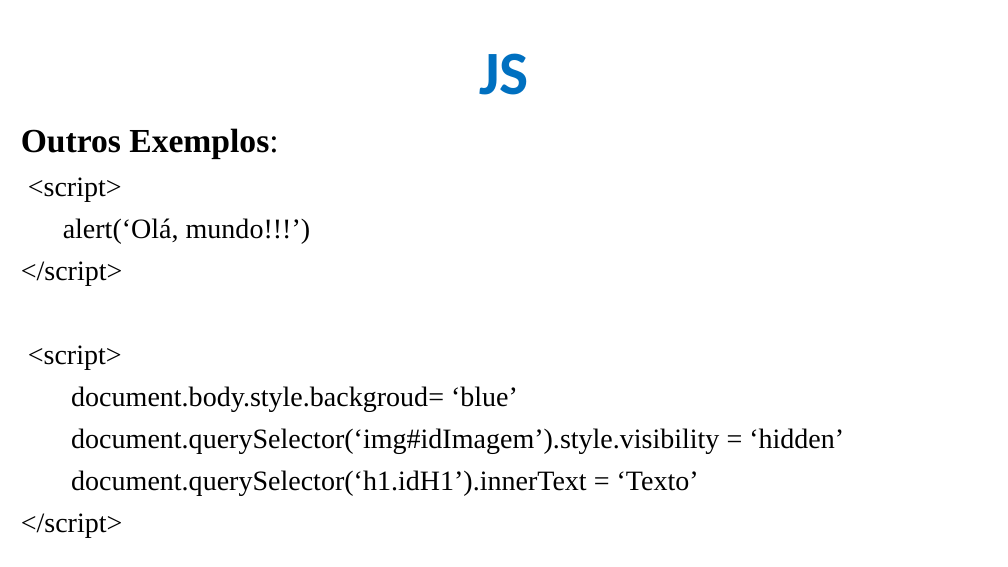
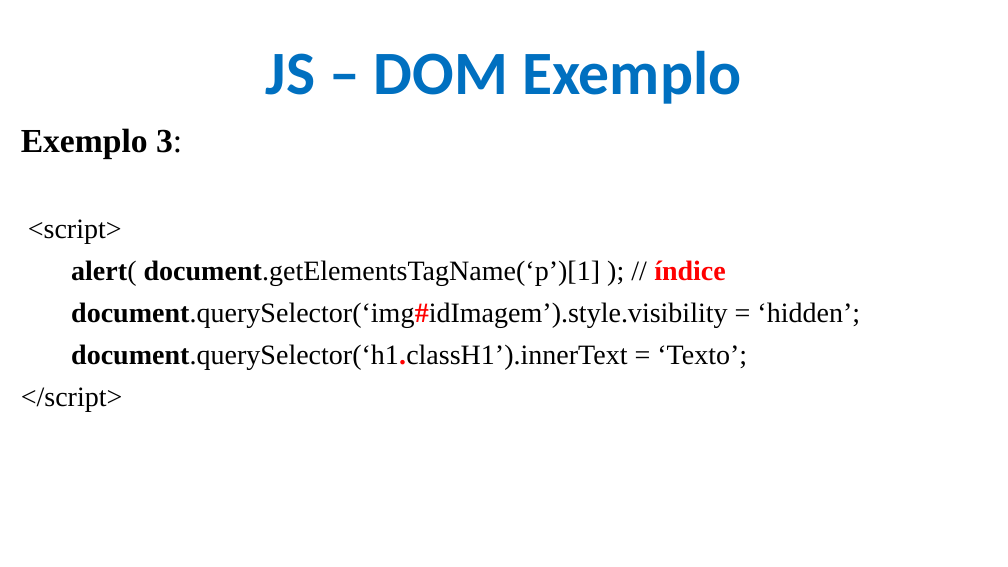
Before and after one commit to CloudEducationBrazil/WydenDesenvolvimentoWebPHP, a slide deck: slide 20 of 01 Classes/Aula 08 Desenvolvimento Web PHP - JS.pptx (slide 14 before the commit). Drawn at 1008x567 pixels with LibreOffice and Linux fonts; fonts in the diff are those of the drawing; background and template pictures are left out. Boxes give left, top, right and bottom in pixels: in the first picture for what was removed or moved away, otherwise in the second. Text is boxed around its words. In the diff, an @@ line names an element or a change of style, - is before the commit and + after.

```diff
--- a/01 Classes/Aula 08 Desenvolvimento Web PHP - JS.pptx
+++ b/01 Classes/Aula 08 Desenvolvimento Web PHP - JS.pptx
@@ title at [266,50,741,104]: text changed @@
-JS
+JS – DOM Exemplo
@@ text at [21,128,182,159]: text changed @@
-Outros Exemplos:
+Exemplo 3:
@@ text at [71,260,860,369]: text changed @@
-alert(‘Olá, mundo!!!’)
+alert( document.getElementsTagName(‘p’)[1] ); // índice
+document.querySelector(‘img#idImagem’).style.visibility = ‘hidden’;
+document.querySelector(‘h1.classH1’).innerText = ‘Texto’;
@@ text at [21,345,844,537]: paragraphs removed @@
-<script>
-document.body.style.backgroud= ‘blue’
-document.querySelector(‘img#idImagem’).style.visibility = ‘hidden’
-document.querySelector(‘h1.idH1’).innerText = ‘Texto’
-</script>
```
Also in this commit, not shown: 5 slides added, 1 slide removed, 1 other file.
